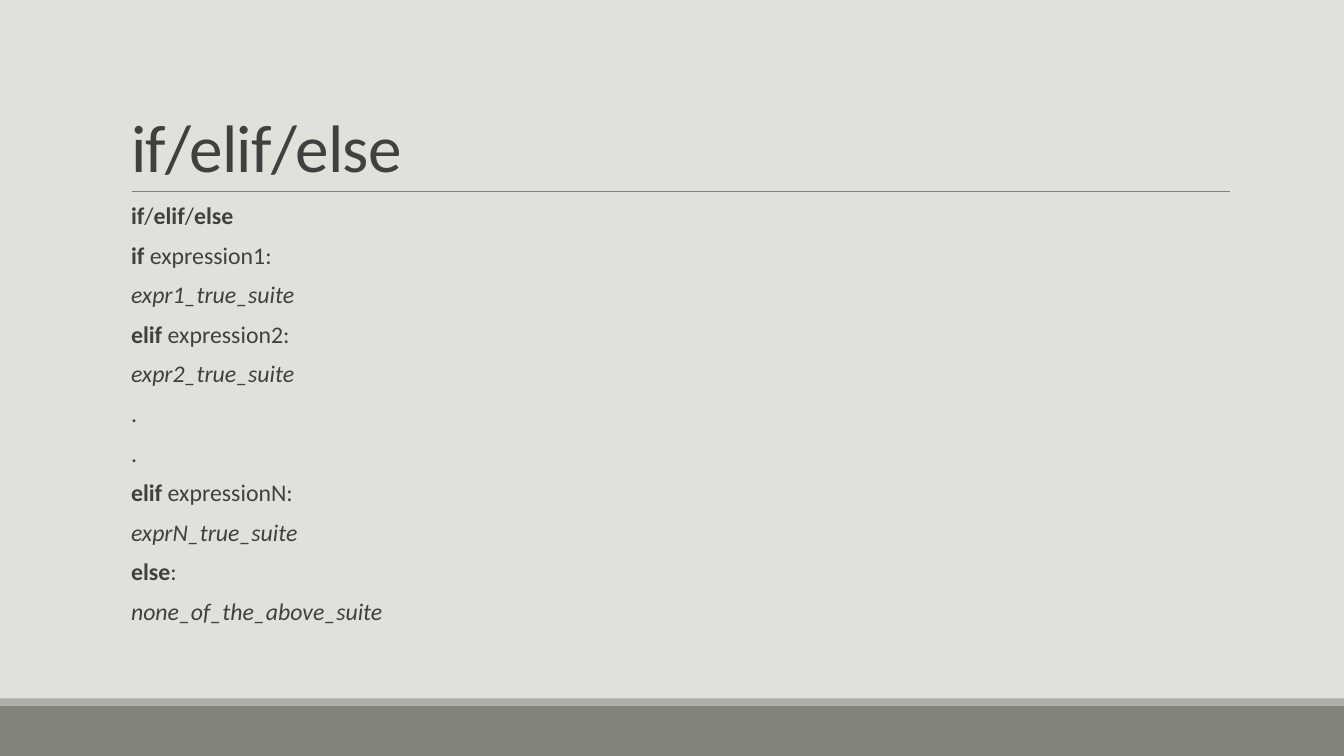
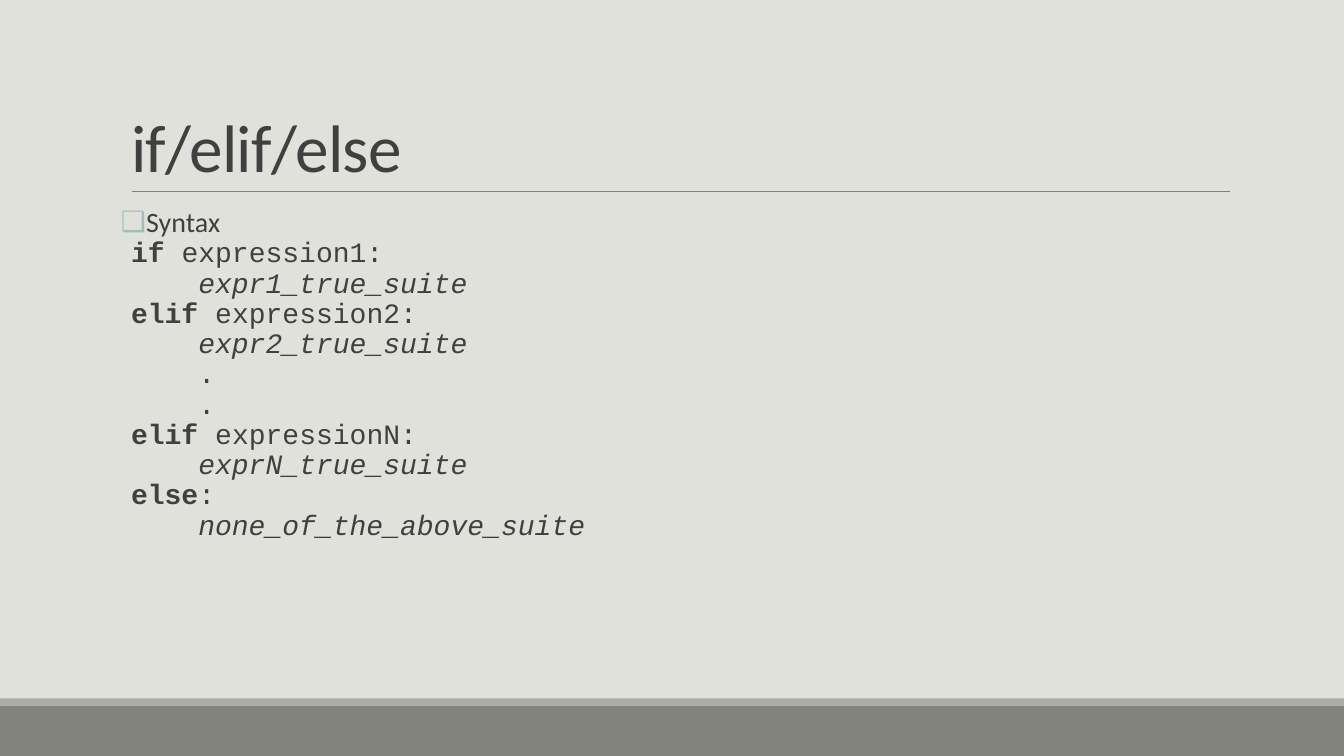
Before and after one commit to tslator/IntroToPython3, a slide deck: slide 40 of Introduction to Python 3.pptm. Drawn at 1344x756 pixels with LibreOffice and Linux fonts; fonts in the diff are those of the drawing. Boxes give left, top, right and bottom in pixels: in the first picture for what was removed or moved away, otherwise in the second. Text is boxed around its words. In the diff, an @@ line names an element or a change of style, - is before the commit and + after.

```diff
--- a/Introduction to Python 3.pptm
+++ b/Introduction to Python 3.pptm
@@ text at (x1=146, y1=214, x2=220, y2=237): text changed; size 17 to 20 pt; bold off @@
-  if/elif/else
+❑ Syntax
@@ text at (x1=131, y1=243, x2=585, y2=538): size 17 to 20 pt, font Calibri to Courier New; line spacing 0.7 to 0.9; less space between paragraphs @@
```
Also in this commit, not shown: 20 other slides changed, 42 slides added, 1 slide removed, 15 other files.
